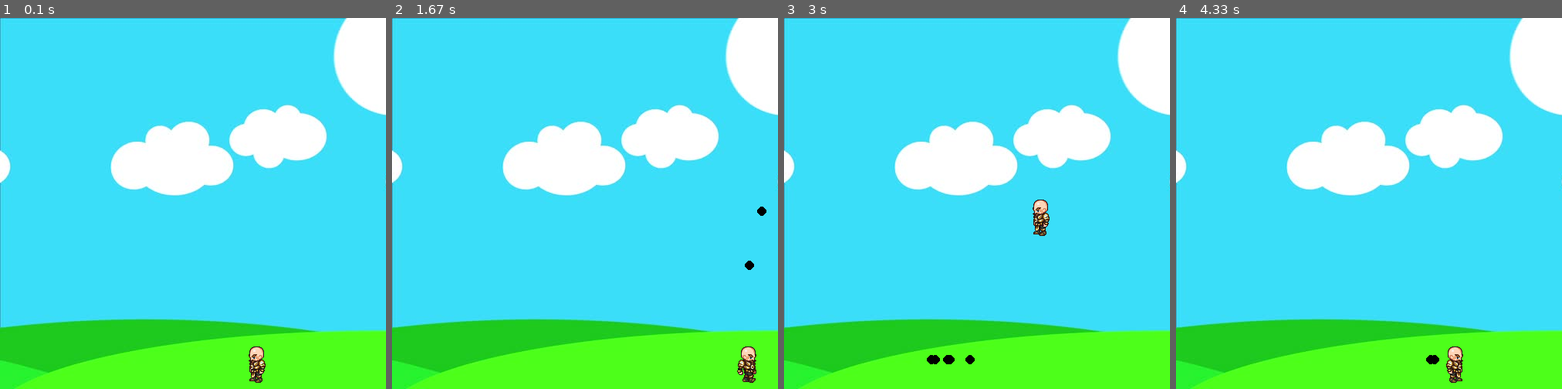
Above: before the commit, frames 1-4 (left to right).
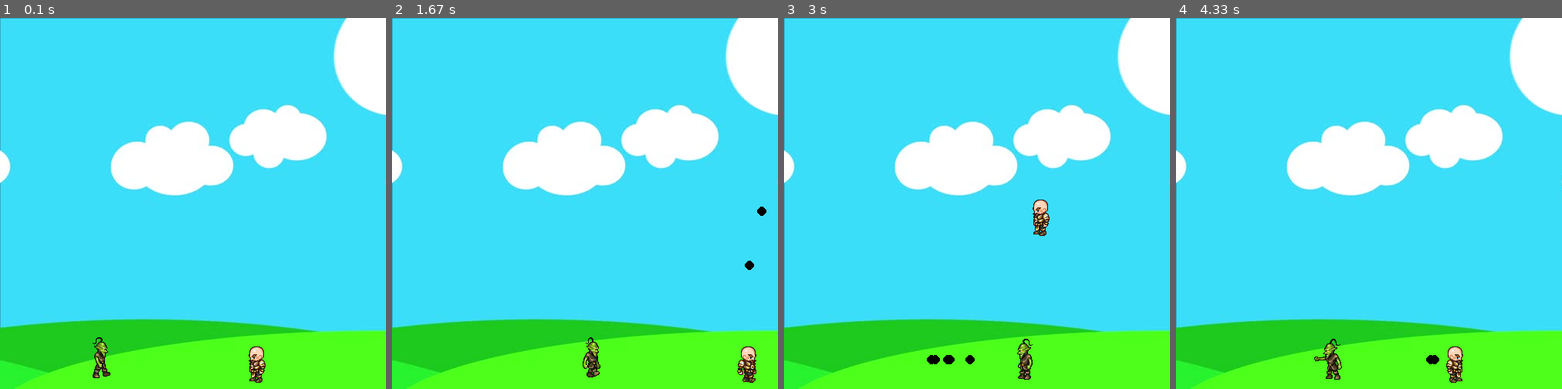
Above: after the commit, the same moments.

Repository: rumothy/pygame-tutorial
Game: pygame game, started from fistGame.py
Same seed, same stepped clock (60 frames per second), same inputs: the game is played once before the commit and once after it.
Inputs:
- Up to frame 1 (0.1 s): no input
- Up to frame 2 (1.67 s): hold Right 0.33-0.8 s; hold Up 0.83-1.13 s; tap Space at 0.9, 1.23, 1.53 s; hold Right 1.17-1.63 s
- Up to frame 3 (3 s): hold Left 1.67-2.2 s; tap Space at 1.73, 2.03, 2.3, 2.6, 2.73 s; hold Left 2.23-2.63 s; hold Up from 2.67 s (still down)
- Up to frame 4 (4.33 s): release Up at 3.03 s; hold Right 3.07-3.7 s; tap Space at 3.13, 3.43, 3.8, 4.1, 4.3 s; hold Left 3.73-4.2 s; hold Right from 4.23 s (still down)

The runs differ from the first frame. In frame 1, 0.3% of the frame differs, in the area x 24-29%, y 86-98%; in frame 2, 0.3%; in frame 3, 0.3%; in frame 4, 0.3%, in the area x 35-43%, y 86-98%.

Commit message:
Enemy class

Diff:
--- a/fistGame.py
+++ b/fistGame.py
@@ -37,6 +37,71 @@
 
 clock = pygame.time.Clock()
 
+class enemy(object):
+    walkRight = [
+        pygame.image.load('R1E.png'),
+        pygame.image.load('R2E.png'),
+        pygame.image.load('R3E.png'),
+        pygame.image.load('R4E.png'),
+        pygame.image.load('R5E.png'),
+        pygame.image.load('R6E.png'),
+        pygame.image.load('R7E.png'),
+        pygame.image.load('R8E.png'),
+        pygame.image.load('R9E.png'),
+        pygame.image.load('R10E.png'),
+        pygame.image.load('R11E.png'),
+    ]
+
+    walkLeft = [
+        pygame.image.load('L1E.png'),
+        pygame.image.load('L2E.png'),
+        pygame.image.load('L3E.png'),
+        pygame.image.load('L4E.png'),
+        pygame.image.load('L5E.png'),
+        pygame.image.load('L6E.png'),
+        pygame.image.load('L7E.png'),
+        pygame.image.load('L8E.png'),
+        pygame.image.load('L9E.png'),
+        pygame.image.load('L10E.png'),
+        pygame.image.load('L11E.png'),
+    ]
+
+    def __init__(self, x, y, width, height, end):
+        self.x = x
+        self.y = y
+        self.width = width
+        self.height = height
+        self.path = [x, end]
+        self.walkCount = 0
+        self.vel = 3
+
+    def draw(self, win):
+        self.move()
+        if self.walkCount + 1 >= 33:
+            self.walkCount = 0
+        if self.vel > 0:
+            win.blit(self.walkRight[self.walkCount//3],(self.x, self.y))
+            self.walkCount += 1
+        else:
+            win.blit(self.walkLeft[self.walkCount//3],(self.x, self.y))
+            self.walkCount += 1
+
+    def move(self):
+        if self.vel > 0:
+            if self.x < self.path[1] + self.vel:
+                self.x += self.vel
+            else:
+                self.vel = self.vel * -1
+                self.x += self.vel
+                self.walkCount = 9
+        else:
+            if self.x > self.path[0] - self.vel:
+                self.x += self.vel
+            else:
+                self.vel = self.vel * -1
+                self.x += self.vel
+                self.walkCount = 0
+
 
 class player(object):
     def __init__(self, x, y, width, height):
@@ -89,6 +154,7 @@
 def redrawGameWindow():
     win.blit(bg, (0, 0))
     man.draw(win)
+    goblin.draw(win)
     for bullet in bullets:
         bullet.draw(win)
 
@@ -97,6 +163,7 @@
 
 # main loop
 man = player(300, 410, 64, 64)
+goblin = enemy(100, 410, 64, 64, 300)
 bullets = []
 run = True
 while run:
